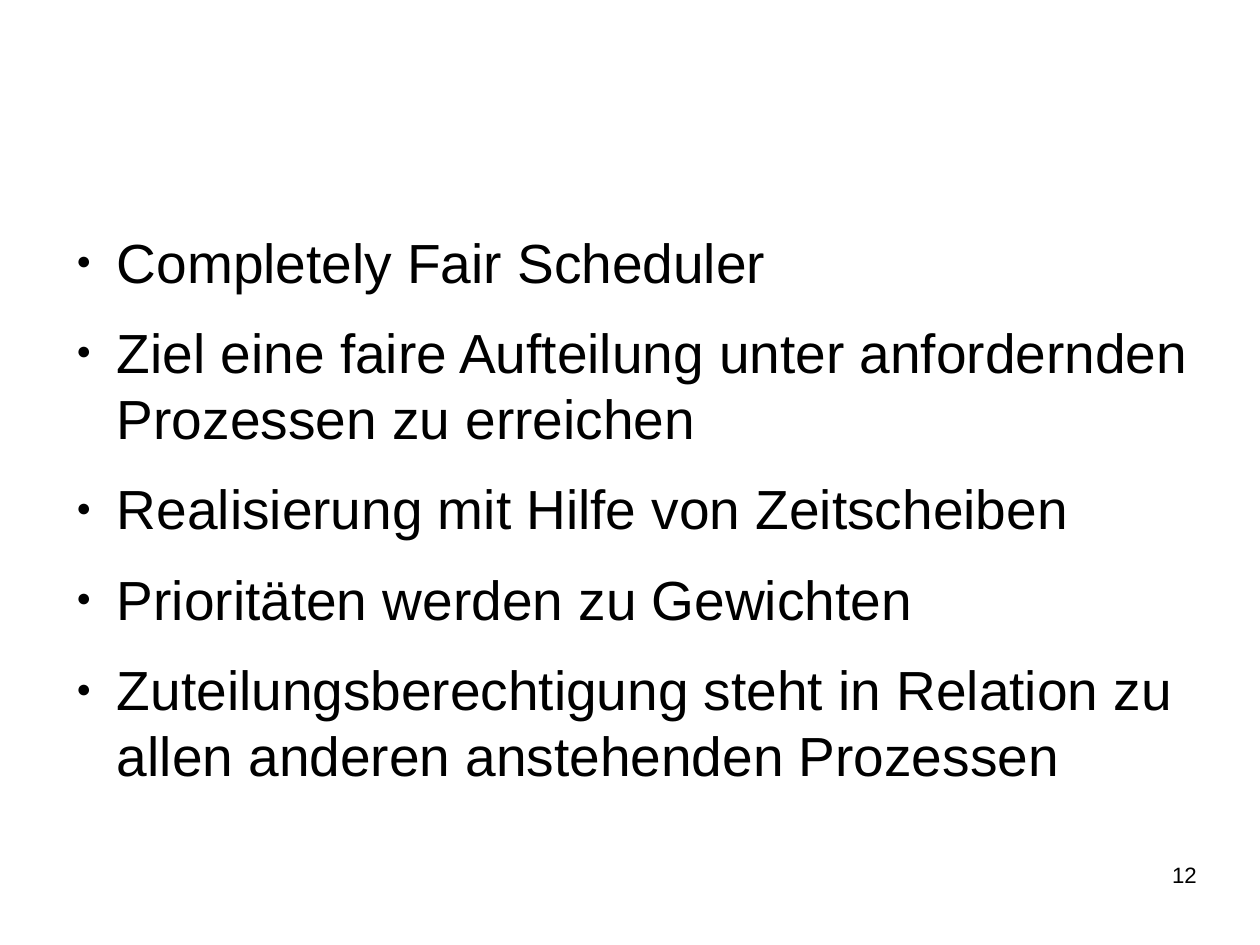
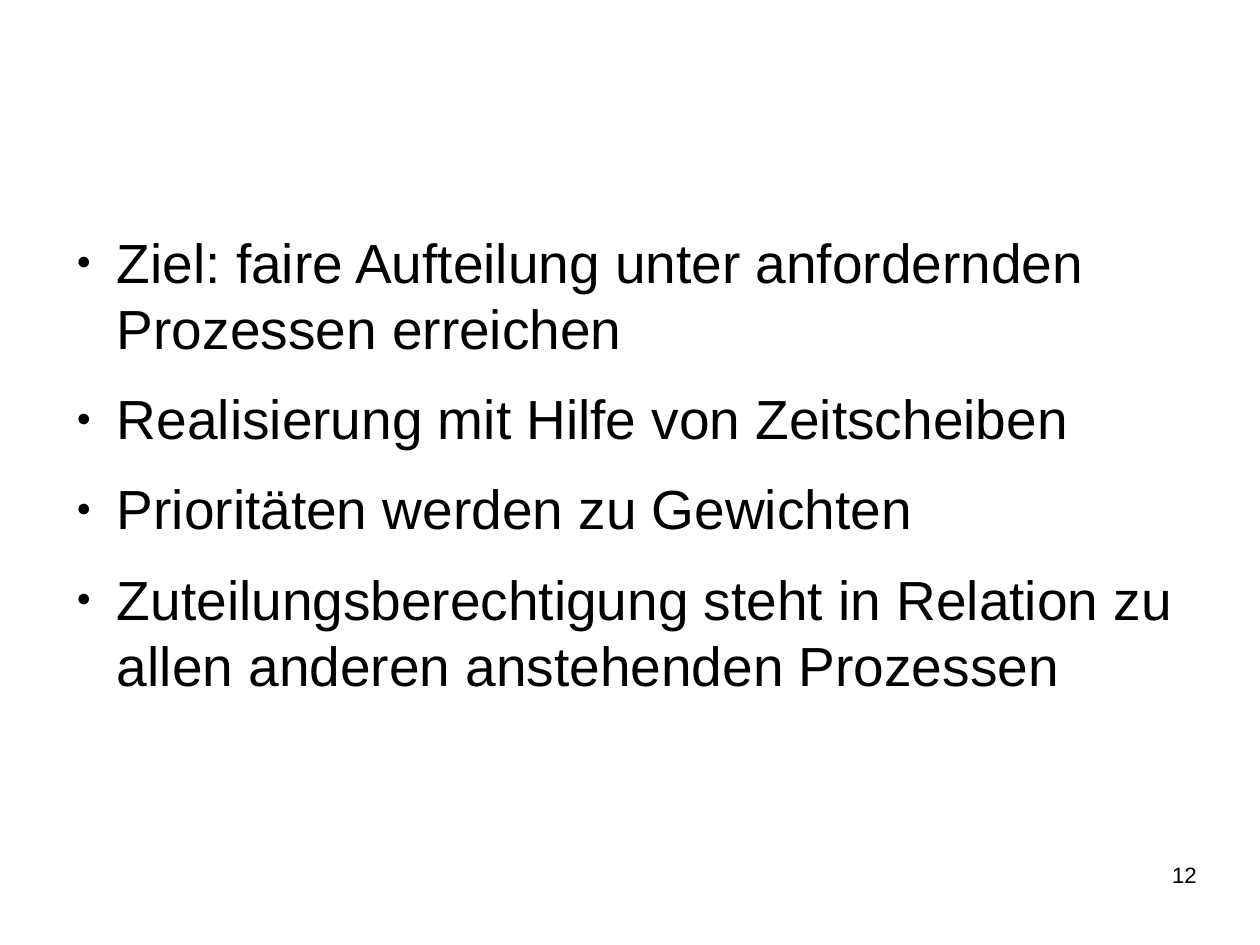
Before and after one commit to SeminararbeitCFS/main, a slide deck: slide 12 of vortrag/vortrag_CFS.odp. Drawn at 1260x945 pixels with LibreOffice and Linux fonts; fonts in the diff are those of the drawing; background and template pictures are left out. Boxes give left, top, right and bottom in pixels: in the first picture for what was removed or moved away, otherwise in the second. Text is boxed around its words. In the diff, an @@ line names an element or a change of style, - is before the commit and + after.

```diff
--- a/vortrag/vortrag_CFS.odp
+++ b/vortrag/vortrag_CFS.odp
@@ text at (117, 243, 1083, 350): text changed @@
-● Completely Fair Scheduler
-● Ziel eine faire Aufteilung unter anfordernden Prozessen zu erreichen
+● Ziel: faire Aufteilung unter anfordernden Prozessen erreichen
```
Also in this commit, not shown: 3 other slides changed, 2 slides added, 1 slide removed.
